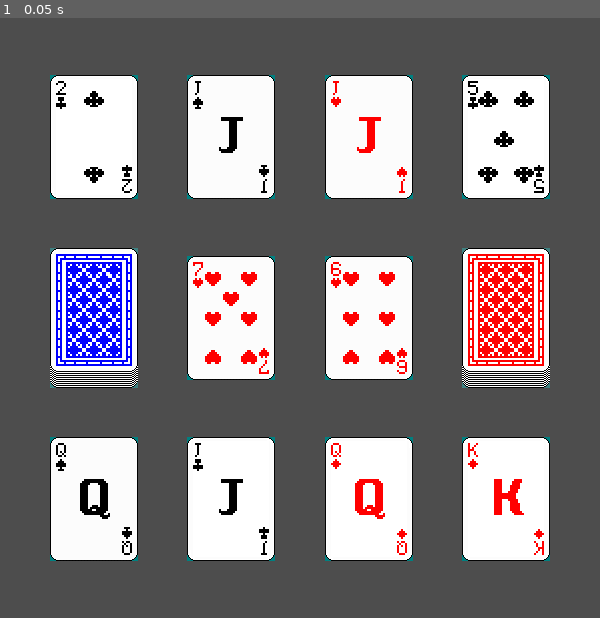
Above: before the commit, frame 1.
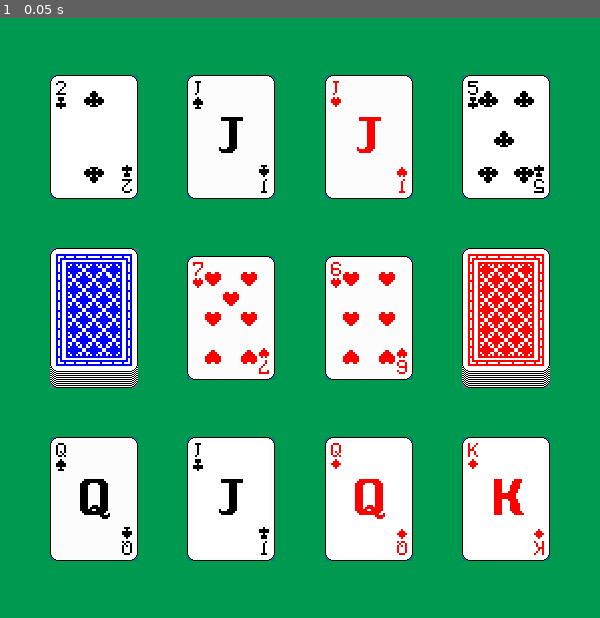
Above: after the commit, the same moment.

Repository: batako/Speed-on-Godot
Game: Godot game, scene res://main.tscn
Same seed, same stepped clock (60 frames per second), same inputs: the game is played once before the commit and once after it.
Inputs:
- Up to frame 1 (0.05 s): no input

The runs differ from the first frame. In frame 1, 63% of the frame differs, in the area x 0-100%, y 0-100%.

Commit message:
背景色設定

Diff:
--- a/project.godot
+++ b/project.godot
@@ -24,3 +24,7 @@
 window/size/viewport_width=600
 window/size/viewport_height=600
 window/stretch/mode="viewport"
+
+[rendering]
+
+environment/defaults/default_clear_color=Color(0, 0.6, 0.313726, 1)
